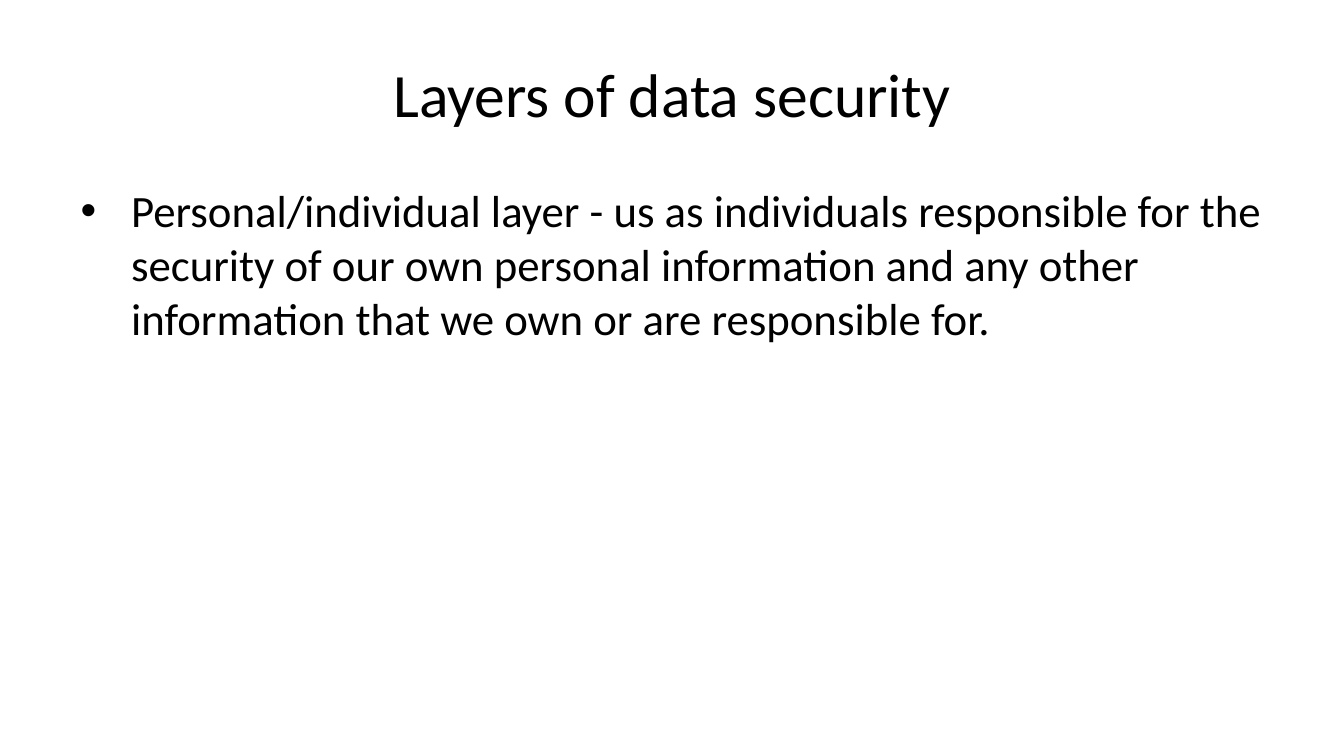
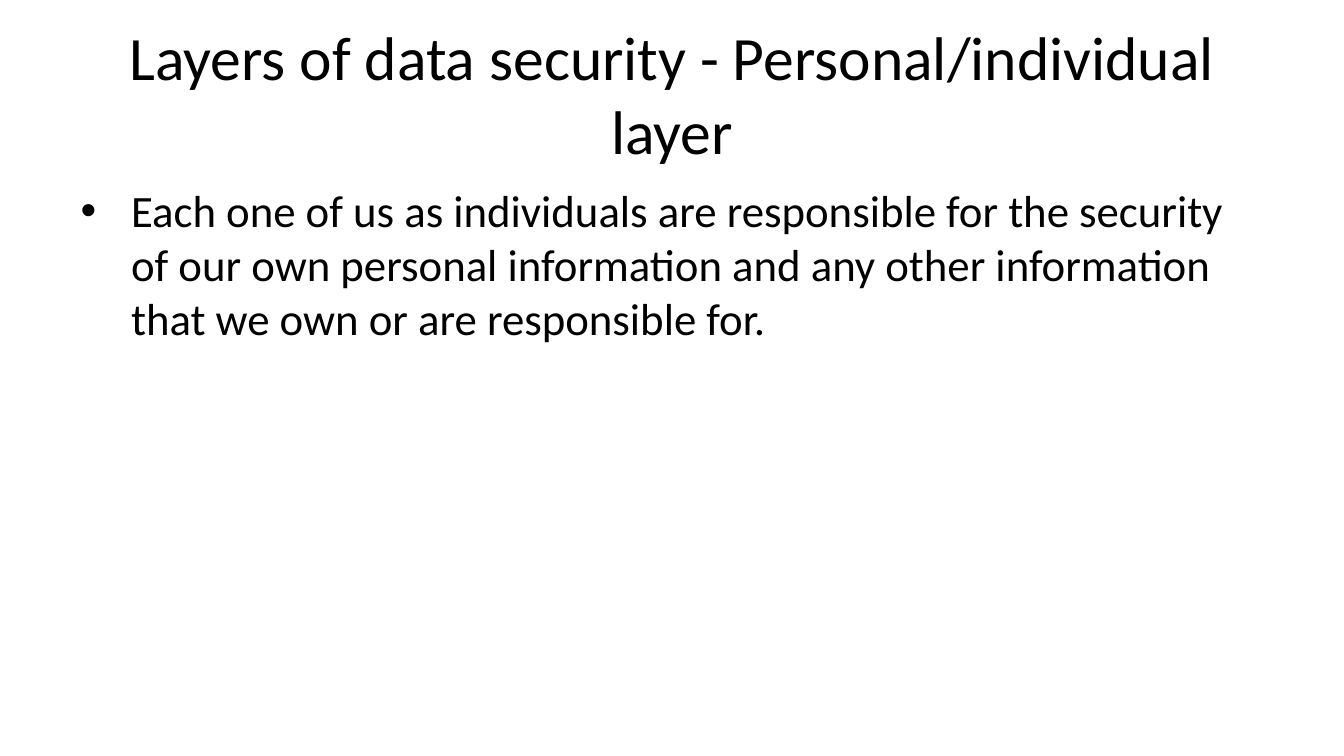
Before and after one commit to tamanh-oxford/capacity-development, a slide deck: slide 29 of data-management/index.pptx. Drawn at 1344x756 pixels with LibreOffice and Linux fonts; fonts in the diff are those of the drawing. Boxes give left, top, right and bottom in pixels: in the first picture for what was removed or moved away, otherwise in the second. Text is boxed around its words. In the diff, an @@ line names an element or a change of style, - is before the commit and + after.

```diff
--- a/data-management/index.pptx
+++ b/data-management/index.pptx
@@ title at box(129, 37, 1214, 164): text changed @@
-Layers of data security
+Layers of data security - Personal/individual layer
@@ text at box(131, 196, 1222, 343): text changed @@
-• Personal/individual layer - us as individuals responsible for the security of our own personal information and any other information that we own or are responsible for.
+• Each one of us as individuals are responsible for the security of our own personal information and any other information that we own or are responsible for.
```
Also in this commit, not shown: 3 other slides changed, 27 other files.
